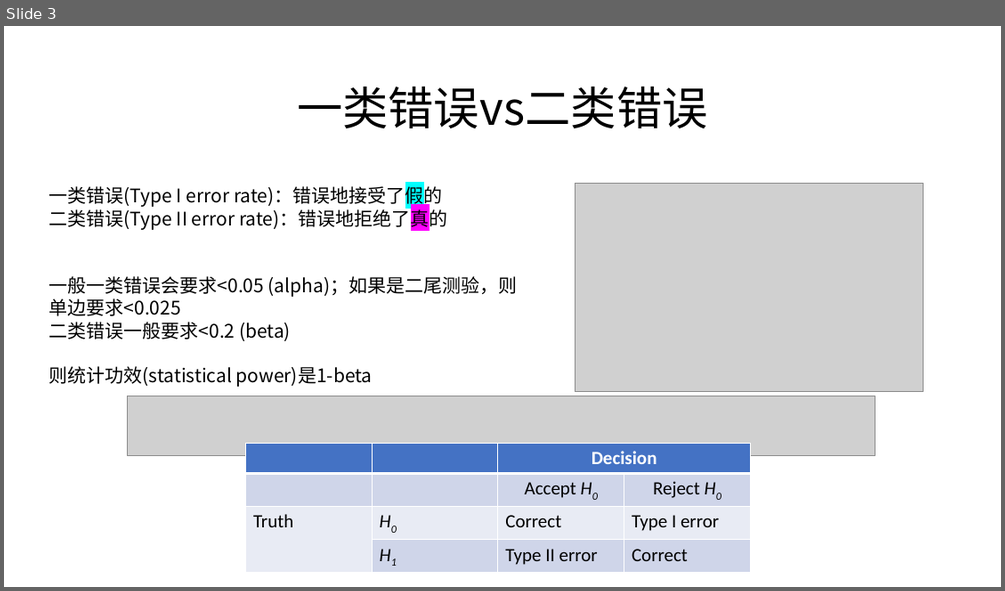
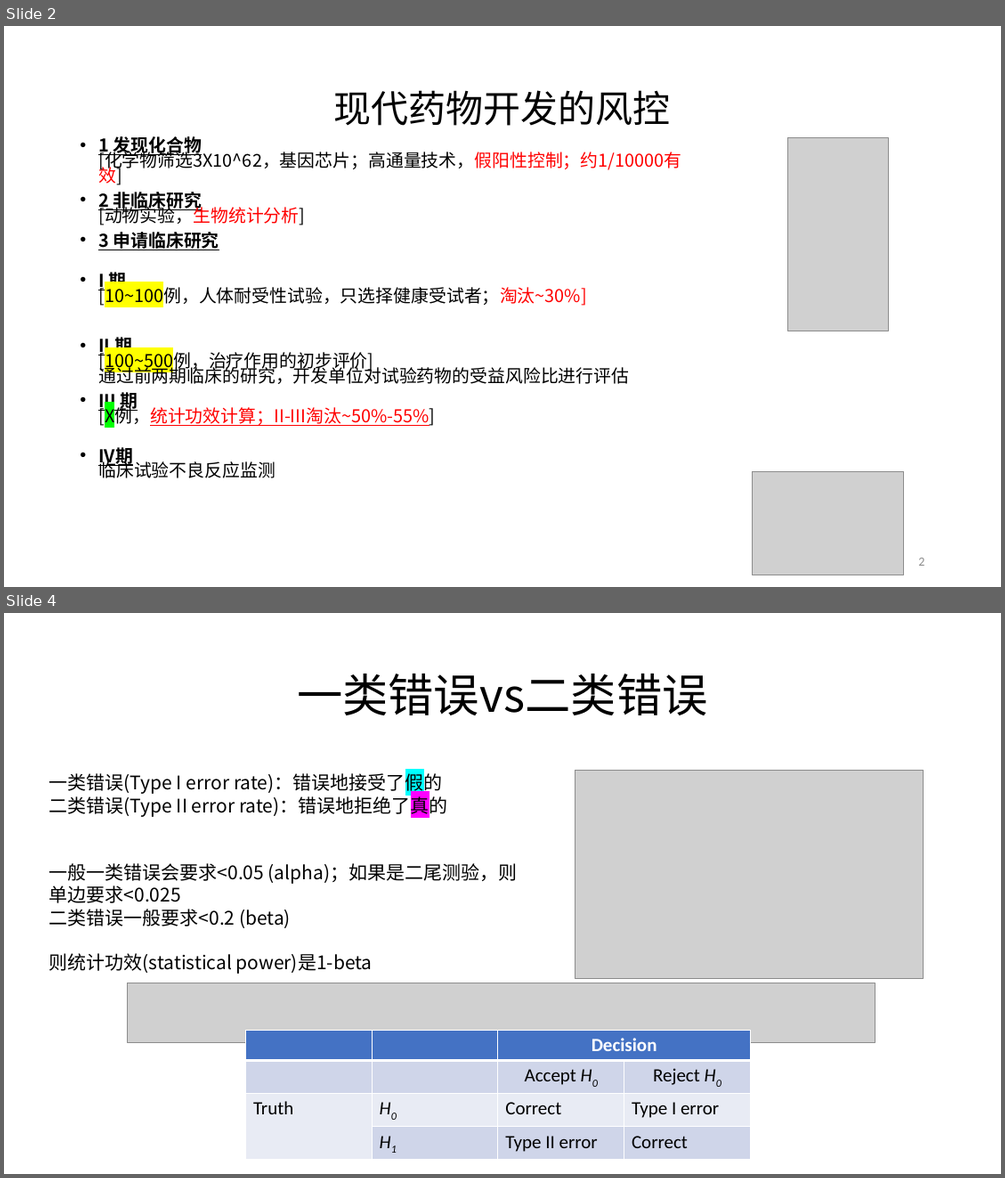
Before and after one commit to gc5k/Notes, a slide deck: Teach/ppt/HZMed_pw.pptx. Shown one above the other, each under a label of ours: slide 3 before the commit, slides 2 and 4 after it; the slides between them are not shown. The pictures are 1005x591 and 1005x1178 pixels, drawn with LibreOffice and Linux fonts; fonts in the diff are those of the drawing; grey boxes stand for pictures. Boxes give left, top, right and bottom in pixels: in the first picture for what was removed or moved away, otherwise in the second. Text is boxed around its words. In the diff, an @@ line names an element or a change of style, - is before the commit and + after.

```diff
--- a/Teach/ppt/HZMed_pw.pptx
+++ b/Teach/ppt/HZMed_pw.pptx
@@ slide 2 added at [4,26,1001,587], background #FFFFFF @@
@@ title added at [334,90,671,126], 36 pt, text #000000 @@
+现代药物开发的风控
@@ text added at [98,134,681,478], 17 pt, text #000000 @@
+• 1 发现化合物
+  [化学物筛选3X10^62，基因芯片；高通量技术，假阳性控制；约1/10000有效]
+• 2 非临床研究
+  [动物实验，生物统计分析]
+• 3 申请临床研究
+• I 期
+  [10~100例，人体耐受性试验，只选择健康受试者；淘汰~30%]
+• II 期
+  [100~500例，治疗作用的初步评价]
+  通过前两期临床的研究，开发单位对试验药物的受益风险比进行评估
+• III 期
+  [X例，统计功效计算；II-III淘汰~50%-55%]
+• IV期
+  临床试验不良反应监测
@@ picture added at [788,137,889,330] @@
@@ picture added at [752,471,904,574] @@
@@ page number added at [918,557,924,565], 12 pt, text #8C8C8C @@
+2
@@ what was slide 3 is now slide 4 @@
```
Also in this commit, not shown: 2 slides changed, 8 other slides added, 3 slides removed, 6 other files.
